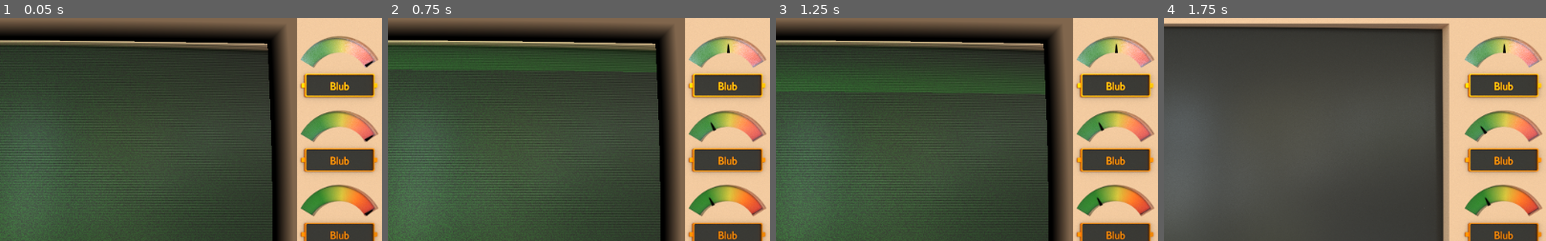
Above: before the commit, frames 1-4 (left to right).
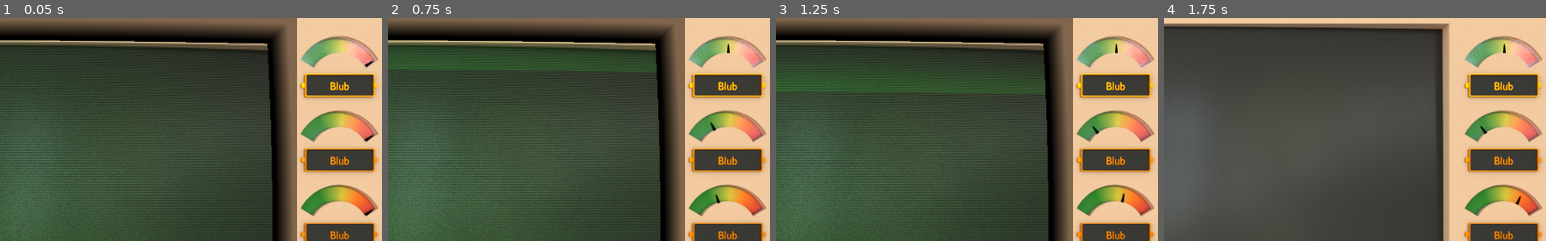
Above: after the commit, the same moments.

Repository: SmBe19/LD46
Game: Godot game, scene res://scn/root.tscn
Two runs of this game, one before a commit and one after it. Both use one fixed random seed, a clock stepped at 60 frames per second and the inputs below.
Inputs (mouse positions are % of the whole screen's width and height, from its top left):
- Up to frame 1 (0.05 s): no input
- Up to frame 2 (0.75 s): tap Enter at 0.5 s; hold Right from 0.53 s (still down); tap Backspace at 0.6 s
- Up to frame 3 (1.25 s): keep holding Right; tap Space at 0.77 s
- Up to frame 4 (1.75 s): release Right at 1.25 s; click (93, 84) at 1.25 s
The pictures show only the part of the screen within x 49-99%, y 0-50%; the shares and areas given below are measured in that part.

Frame 1 is identical in both runs. In frame 2, less than 0.1% of the frame differs, in the area x 84-87%, y 79-85%; in frame 3, 0.1%, in the area x 82-92%, y 46-85%; in frame 4, less than 0.1%.

Commit message:
fix stuff

Diff:
--- a/cfg/users.json
+++ b/cfg/users.json
@@ -10,5 +10,11 @@
 	"mail" : "teo@mail.at",
 	"politeness" : 0.8,
 	"hacker" : false
+    },
+    {
+	"name" : "Bad Hacker",
+	"mail" : "hacker@gmail.com",
+	"politeness" : 0.2,
+	"hacker" : true
     }
 ]
--- a/src/cmd/ps.gd
+++ b/src/cmd/ps.gd
@@ -20,5 +20,5 @@
 		return 1
 	for service in server.installed_services:
 		var running = "Running" if service.is_running() else "Stopped"
-		send_output(service.type.full_name + " | " + running + " | " + str(service.queue_size) + " in service | " + str(100 * Root.average(service.cycles_in_last_tick) / server.cpu_cycles) + "%")
+		send_output(running + " | " + str(service.queue_size) + " in service | " + str(100 * Root.average(service.cycles_in_last_tick) / server.cpu_cycles) + "% | " + service.type.full_name)
 	return 0
--- a/src/cmd/tutorial.gd
+++ b/src/cmd/tutorial.gd
@@ -85,7 +85,7 @@
 	if server.upgrade_level['cpu'] > 0:
 		status['server_status'] = true
 		if status.has('server_status_shown'):
-			return true
+			return false
 	status['server_status_shown'] = true
 	send_output("You can get an overview of your server status using the commands 'status', 'ps' and 'queue'. Read the corresponding man pages to get more information.")
 	send_output(" ")
@@ -122,6 +122,7 @@
 	send_output("To read mails, you can use the 'cat' command. The mails are stored in '/var/mail'.")
 	send_output("You can list all mails by running 'ls /var/mail'. Should the output be too long, run 'ls /var/mail | more'. This will split the output and display a new line each time you press a key. You can use this also for other commands with long output.")
 	send_output("As a reminder: by pressing TAB the file name will automatically be completed.")
+	send_output("However, there is a much more convenient way: with 'mail show' you can read all unread mails at once.")
 	return true
 
 func buy_new_server(status):
--- a/src/mail/user.gd
+++ b/src/mail/user.gd
@@ -2,74 +2,106 @@
 
 class_name User
 
-const DIFFICULTY_INCREASE = 2000
+const DIFFICULTY_INCREASES = [
+	1500,
+	3500,
+	6000,
+	9000,
+	12000,
+	15000,
+	18000,
+	21000,
+]
+const INITIAL_CALMNESS = 1200
+const HACKER_DURATION = 300
+const HACKER_CREATION_CHANCE = 0.005
+const HACKER_REQUEST_COUNT = 40
 
 var happiness : float
 var ip : String
 var packets = []
 var type
 var sendsMails : bool = false
+var start_tick : int
+var happiness_speed : float
+var last_new_user : int
 
 func _init(type, init = true):
 	self.type = type
 	happiness = 0.5
 	if not init:
 		return
+	start_tick = Root.game_tick
+	last_new_user = 0
+	happiness_speed = randf() + 0.2
+	happiness_speed *= happiness_speed
 	var existingMailer = false
 	ip = Root.random_ip(randi()%42 + 101)
 	for user in UserHandler.users:
 		if user.type == type and user.sendsMails:
 			existingMailer = true
-	print("Existing mailer: ", existingMailer)
-	sendsMails = not existingMailer and (randi() % 5 == 0)
-	print("Sends mail: ", sendsMails)
+	sendsMails = not existingMailer and randf() < 0.2
 
 func complete_request(request):
 	if request in packets:
 		packets.erase(request)
-		happiness += 0.1
-		print("Successfull request, I'm now happy")
+		happiness += 0.07 * happiness_speed
 		happiness = min(1, happiness)
-		if happiness == 1 and randi() % 5 == 0:
-			print("Great work, I recommended your product to other user")
+		if happiness == 1 and Root.game_tick - last_new_user > 100 and randf() < 0.1:
+			last_new_user = Root.game_tick
 			UserHandler.generate_user()
 
 #reduce chance to send mails for large numbers of users
 func throttle_chance(chance):
-	return chance * (len(UserHandler.users)/2 + 5)
+	return chance * pow(1.0 / len(UserHandler.users), 0.33)
 
 func failed_request():
-	happiness -= 0.1
-	if happiness < 0.5 and sendsMails and randi() % 5 == 0:
+	if Root.game_tick > INITIAL_CALMNESS:
+		happiness -= 0.04 * happiness_speed
+	if happiness < 0.5 and sendsMails and randf() < throttle_chance(0.2):
 		var mail = MailHandler.generate_mail("complaint", self)
-		print(type.user_name, " sent complaint")
 		MailHandler.send_mail(mail)
-	if happiness < 0:
-		print("User left")
-		Root.daily_users_left += 1
-		UserHandler.remove_user(self)
+	happiness = max(0, happiness)
+	if type.hacker:
+		if happiness < 0.5 and randf() < throttle_chance(0.02):
+			var mail = MailHandler.generate_mail("scam", self)
+			MailHandler.send_mail(mail)
+		if Root.game_tick - start_tick > HACKER_DURATION:
+			Root.daily_users_left += 1
+			UserHandler.remove_user(self)
+	else:
+		if happiness < 0.1 and randf() < HACKER_CREATION_CHANCE:
+			UserHandler.generate_hacker()
+		if happiness == 0 and randf() < 0.05:
+			Root.daily_users_left += 1
+			UserHandler.remove_user(self)
 
-func generate_request():
+func generate_request(fake):
 	var difficulty = 0
-	var max_difficulty = Root.game_tick / DIFFICULTY_INCREASE
-	difficulty = min(RequestHandler.max_difficulty, randi() % (max_difficulty + 1))
+	var max_difficulty = 1
+	for i in len(DIFFICULTY_INCREASES):
+		if Root.game_tick > DIFFICULTY_INCREASES[i]:
+			max_difficulty = i+2
+	max_difficulty = min(RequestHandler.max_difficulty, max_difficulty)
+	difficulty = randi() % (max_difficulty + 1)
 	var type = RequestHandler.generate_request(difficulty)
 	var uuid = Root.get_uuid()
 	var request = Request.new(uuid, uuid, ip, type)
+	request.fake_request = fake
 	if Root.produce_request(request):
 		request.connect("request_fulfilled", self, "complete_request")
 		packets.append(request)
 	else:
-		print("User couldn't make request, very disappointing.")
 		failed_request()
 
 func tick():
 	for request in packets:
 		if Root.game_tick - request.start_tick > 200:
-			print("Took too long to process request", request.id)
 			packets.erase(request)
 			Root.daily_request_fail += 1
 			failed_request()
-	if (randi() % 10 == 0 and len(packets) < 3):
-		generate_request()
-	pass
+	if (randf() < 0.1 and len(packets) < 3):
+		generate_request(false)
+	if type.hacker:
+		if randf() < 0.5 and len(packets) < HACKER_REQUEST_COUNT:
+			generate_request(true)
--- a/src/mail/user_handler.gd
+++ b/src/mail/user_handler.gd
@@ -1,13 +1,20 @@
 extends Node
+
+const HACKER_CHANCE = 0.05
+const NO_HACKER_BEFORE = 1200
 
 var users = []
 var user_types = []
+var hacker_types = []
 
 func _ready():
 	var config = read_json("res://cfg/users.json")
 	for request_json in config:
 		var user = UserType.new(request_json)
-		user_types.append(user)
+		if user.hacker:
+			hacker_types.append(user)
+		else:
+			user_types.append(user)
 	for i in 2:
 		generate_user()
 
@@ -20,10 +27,22 @@
 	return json_result.result
 
 func generate_user():
+	if Root.game_tick > NO_HACKER_BEFORE and randf() < HACKER_CHANCE:
+		generate_hacker()
+		return
+	print('Generate new user')
 	Root.daily_users_new += 1
 	var index = randi() % len(user_types)
 	var user = User.new(user_types[index])
 	users.append(user)
 
+func generate_hacker():
+	print('Generate new hacker')
+	Root.daily_users_new += 1
+	var index = randi() % len(hacker_types)
+	var user = User.new(hacker_types[index])
+	users.append(user)
+
 func remove_user(user):
+	print('Remove user')
 	users.erase(user)
--- a/src/root.gd
+++ b/src/root.gd
@@ -25,6 +25,7 @@
 var global_uuid = 0
 var money = 2048
 var money_log = []
+var happiness_history = []
 var daily_report_sender_type
 var daily_report_sender
 var daily_request_complete = 0
@@ -170,6 +171,13 @@
 		happiness += user.happiness
 	if len(UserHandler.users) > 0:
 		happiness /= len(UserHandler.users)
+	happiness_history.append(happiness)
+	if len(happiness_history) > Server.STAT_SPAN:
+		happiness_history.pop_front()
+	happiness = 0.0
+	for happy in happiness_history:
+		happiness += happy
+	happiness /= len(happiness_history)
 	$"/root/ScnRoot/Angry Users".value = 1 - happiness
 
 	var maildir = Root.servers[0].fs_root.get_node('var/mail')
@@ -178,11 +186,15 @@
 		for mail in maildir.children.values():
 			if mail.accessed == mail.created:
 				count += 1
-	$"/root/ScnRoot/Mail".value = min(1.0, count / 11.0)
+	$"/root/ScnRoot/Mail".value = min(1.0, count / (11.0 + game_tick / 3000.0))
 
 	var queue = 0.0
 	for server in servers:
-		queue += float(len(server.input_queue) + server.incoming_requests_count) / server.queue_length
+		var val = 0.0
+		for length in server.queue_length_list:
+			val += length
+		val /= len(server.queue_length_list)
+		queue += float(val) / server.queue_length
 	queue /= len(servers)
 	$"/root/ScnRoot/Queue".value = min(1.0, queue)
 
@@ -250,7 +262,7 @@
 	# TODO check lose condition
 	if false:
 		game_running = false
-	if game_tick % (TICK_PER_SECOND * 45) == 0:
+	if game_tick % (TICK_PER_SECOND * 120) == 0:
 		send_daily_report()
 	update_displays()
 
--- a/src/server.gd
+++ b/src/server.gd
@@ -29,11 +29,12 @@
 var queue_length = 4
 var disk = 4096
 var ram = 1024
-var cpu_cycles = 64
+var cpu_cycles = 128
 var used_disk = 0
 var used_ram = 0
 var used_ram_list = []
 var used_cpu_cycles = []
+var queue_length_list = [0]
 var installed_services = []
 var has_ddos_installed = false
 var last_service = 0
@@ -61,7 +62,7 @@
 	update_fs()
 
 func upgrade_price(item):
-	return UPGRADE_PRICE[item] * pow(3, upgrade_level[item])
+	return int(UPGRADE_PRICE[item] * pow(2.2, upgrade_level[item]))
 
 func upgrade(item):
 	var res = Root.buy_something(upgrade_price(item), 'Upgrade ' + item + ' for ' + server_name)
@@ -317,3 +318,6 @@
 	ddos_detected.push_front(0)
 	if len(ddos_detected) > STAT_SPAN:
 		ddos_detected.pop_back()
+	queue_length_list.append(len(input_queue) + incoming_requests_count)
+	if len(queue_length_list) > STAT_SPAN:
+		queue_length_list.pop_front()
